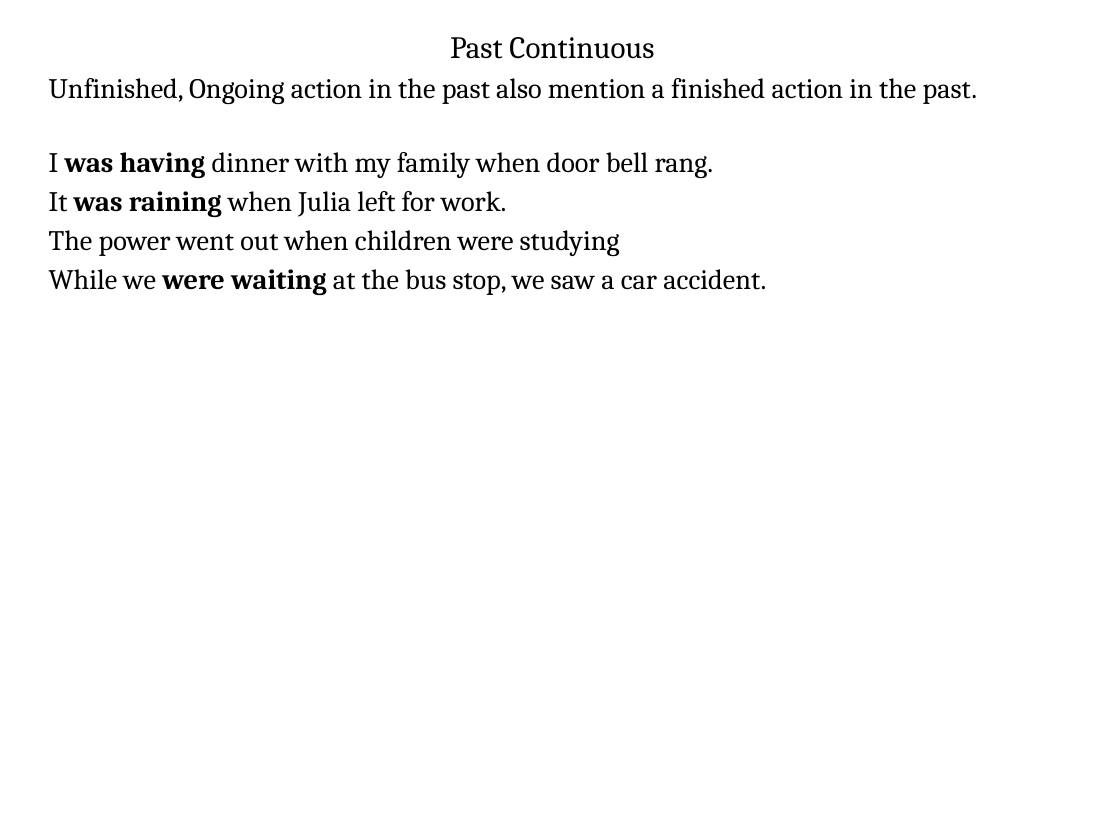
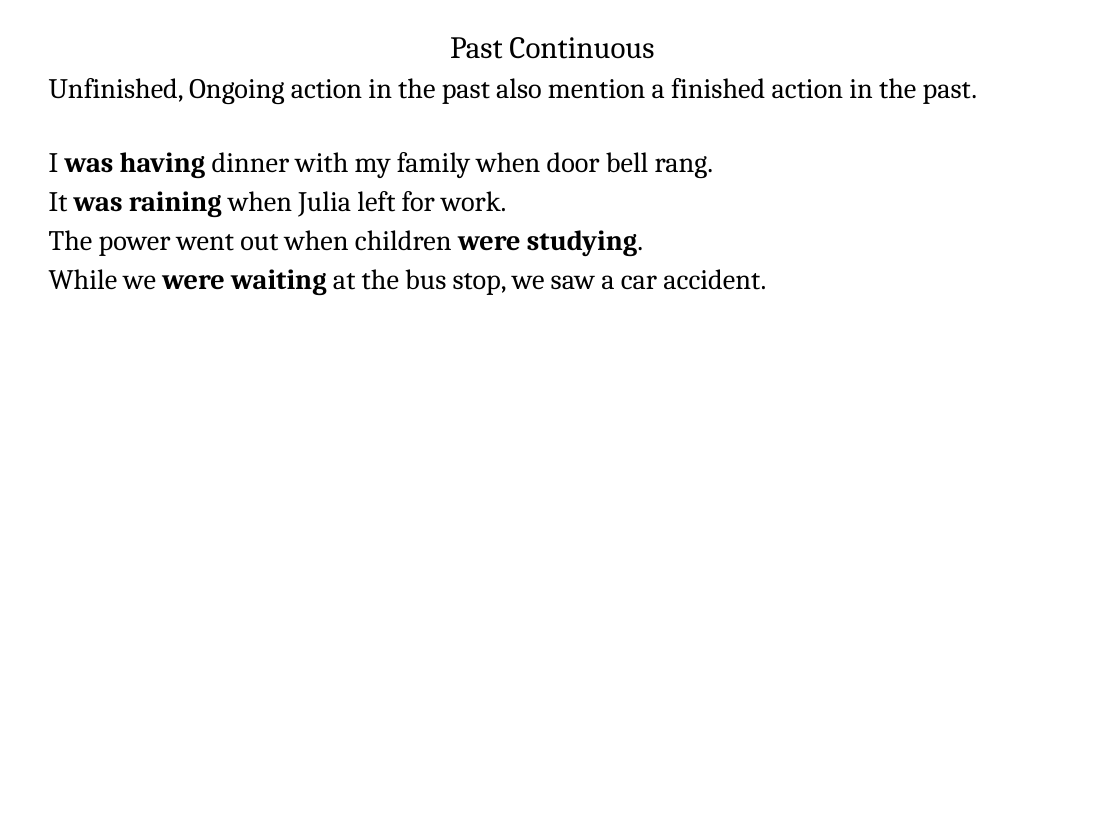
Before and after one commit to ADILp6/IBIT, a slide deck: slide 31 of Saturday_Monday_Wednesday/Class_7_18_February_2019/Lecture.pptx. Drawn at 1120x840 pixels with LibreOffice and Linux fonts; fonts in the diff are those of the drawing. Boxes give left, top, right and bottom in pixels: in the first picture for what was removed or moved away, otherwise in the second. Text is boxed around its words. In the diff, an @@ line names an element or a change of style, - is before the commit and + after.

```diff
--- a/Saturday_Monday_Wednesday/Class_7_18_February_2019/Lecture.pptx
+++ b/Saturday_Monday_Wednesday/Class_7_18_February_2019/Lecture.pptx
@@ text in free at bbox=[49, 230, 643, 257]: text changed @@
-The power went out when children were studying
+The power went out when children were studying.
```
Also in this commit, not shown: 6 other slides changed, 1 slide removed, 1 other file.
